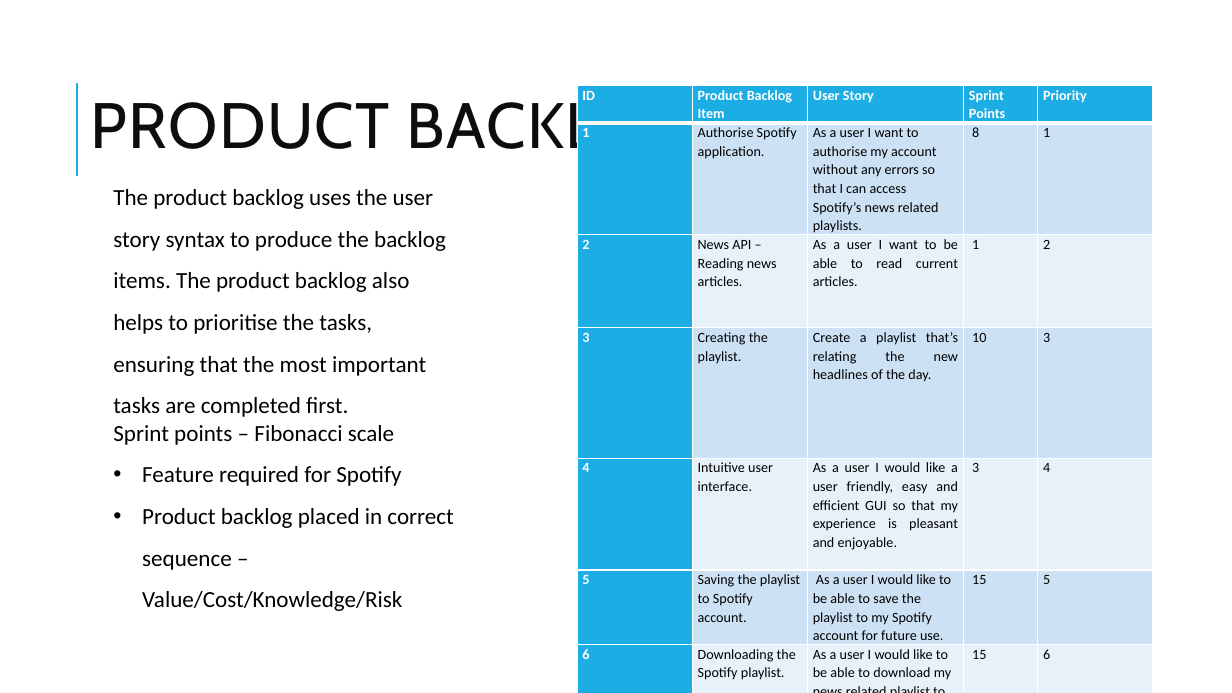
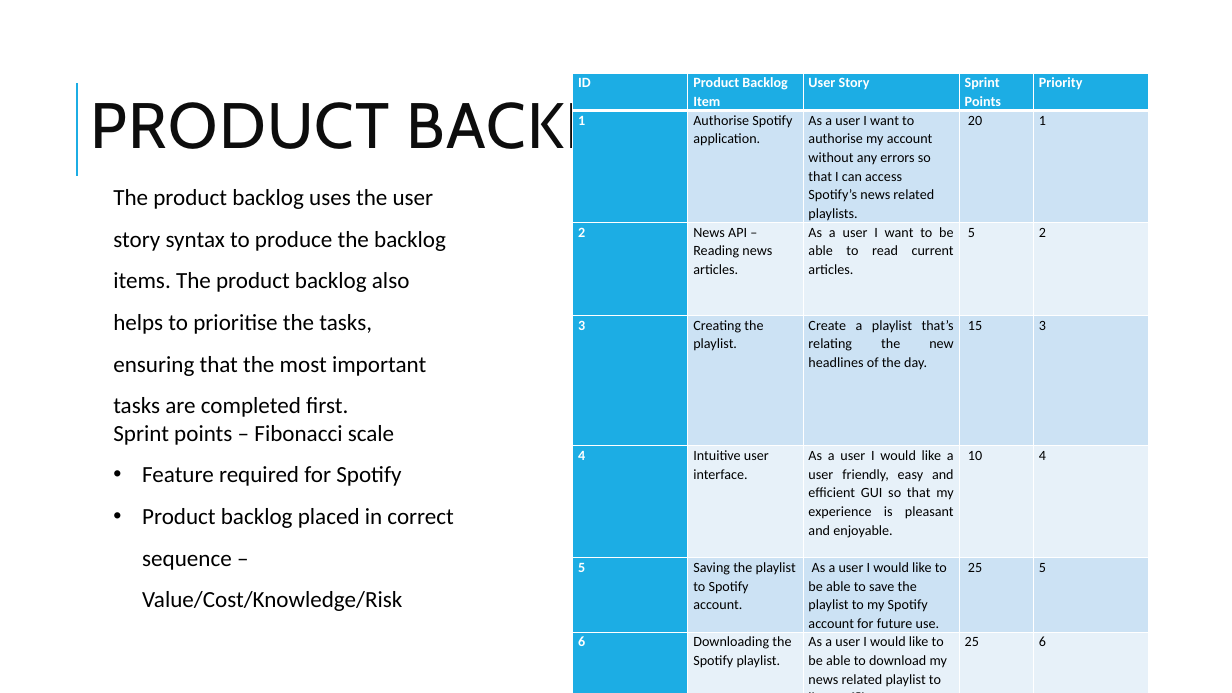
Before and after one commit to LukeTechnoUserOfficial/Software-Engineering-Project, a slide deck: slide 5 of Software Presentation.pptx. Drawn at 1232x693 pixels with LibreOffice and Linux fonts; fonts in the diff are those of the drawing. Boxes give left, top, right and bottom in pixels: in the first picture for what was removed or moved away, otherwise in the second. Text is boxed around its words. In the diff, an @@ line names an element or a change of style, - is before the commit and + after.

```diff
--- a/Software Presentation.pptx
+++ b/Software Presentation.pptx
@@ table at bbox=[573, 73, 1150, 691] @@
-row 2, column 4: 8
+row 2, column 4: 20
-row 3, column 4: 1
+row 3, column 4: 5
-row 4, column 4: 10
+row 4, column 4: 15
-row 5, column 4: 3
+row 5, column 4: 10
-row 6, column 4: 15
+row 6, column 4: 25
-row 7, column 4: 15
+row 7, column 4: 25
@@ table: place and size @@
-table at bbox=[578, 86, 1154, 693]
+table at bbox=[573, 73, 1150, 691]
```
Also in this commit, not shown: 2 other files.
